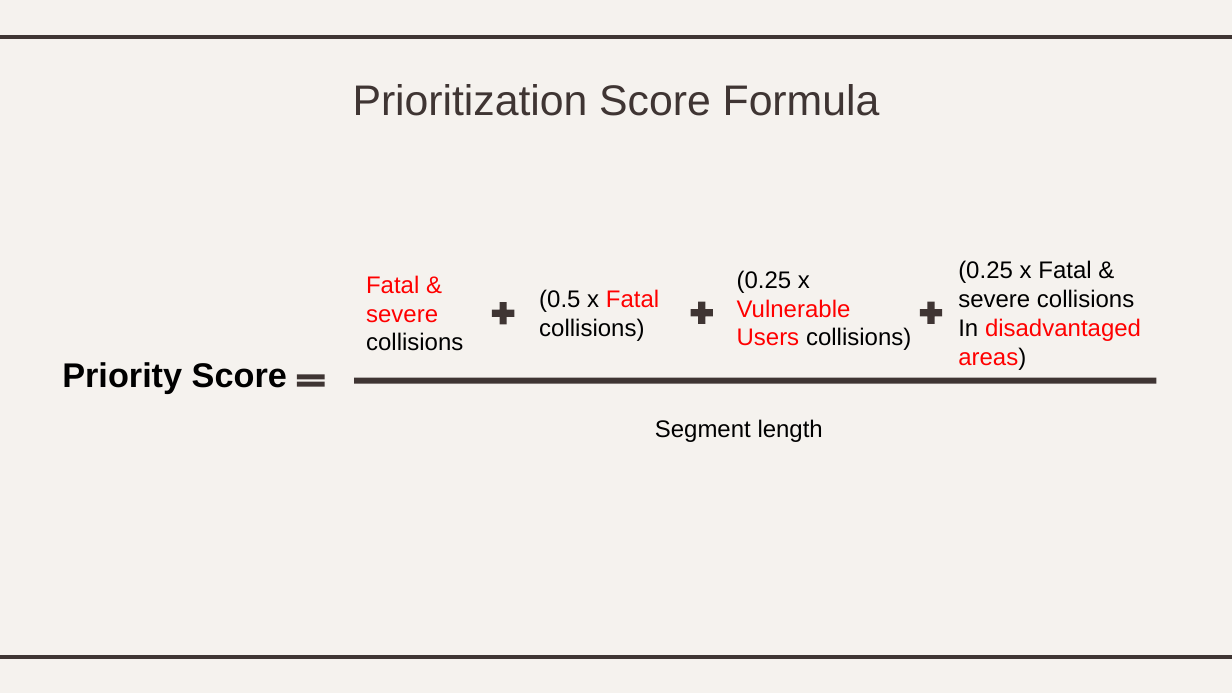
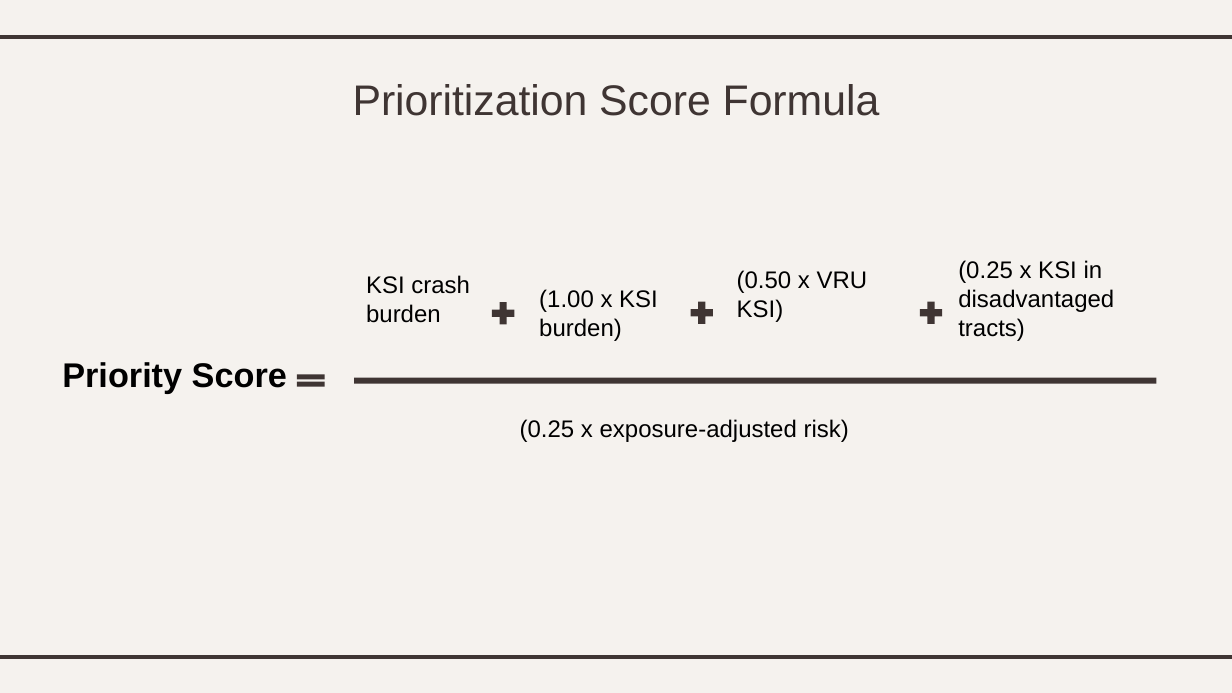
Before and after one commit to dtarek41/montgomery-crash-safety-capstone, a slide deck: slide 22 of deliverables/montgomery_crash_safety_presentation.pptx. Drawn at 1232x693 pixels with LibreOffice and Linux fonts; fonts in the diff are those of the drawing. Boxes give left, top, right and bottom in pixels: in the first picture for what was removed or moved away, otherwise in the second. Text is boxed around its words. In the diff, an @@ line names an element or a change of style, - is before the commit and + after.

Commit message:
Polish Montgomery crash safety portfolio

```diff
--- a/deliverables/montgomery_crash_safety_presentation.pptx
+++ b/deliverables/montgomery_crash_safety_presentation.pptx
@@ text at box(958, 260, 1114, 341): text changed @@
-(0.25 x Fatal & severe collisions
-In disadvantaged areas)
+(0.25 x KSI in disadvantaged tracts)
@@ text at box(366, 275, 470, 323): text changed; text colour #FF0000 to #000000 @@
-Fatal & severe collisions
+KSI crash burden
@@ text at box(539, 289, 658, 341): text changed @@
-(0.5 x Fatal collisions)
+(1.00 x KSI burden)
@@ text at box(737, 270, 868, 322): text changed @@
-(0.25 x Vulnerable Users collisions)
+(0.50 x VRU KSI)
@@ text at box(520, 419, 849, 442): text changed @@
-Segment length
+(0.25 x exposure-adjusted risk)
```
Also in this commit, not shown: 12 other slides changed, 2 slides added, 2 slides removed, 31 other files.
